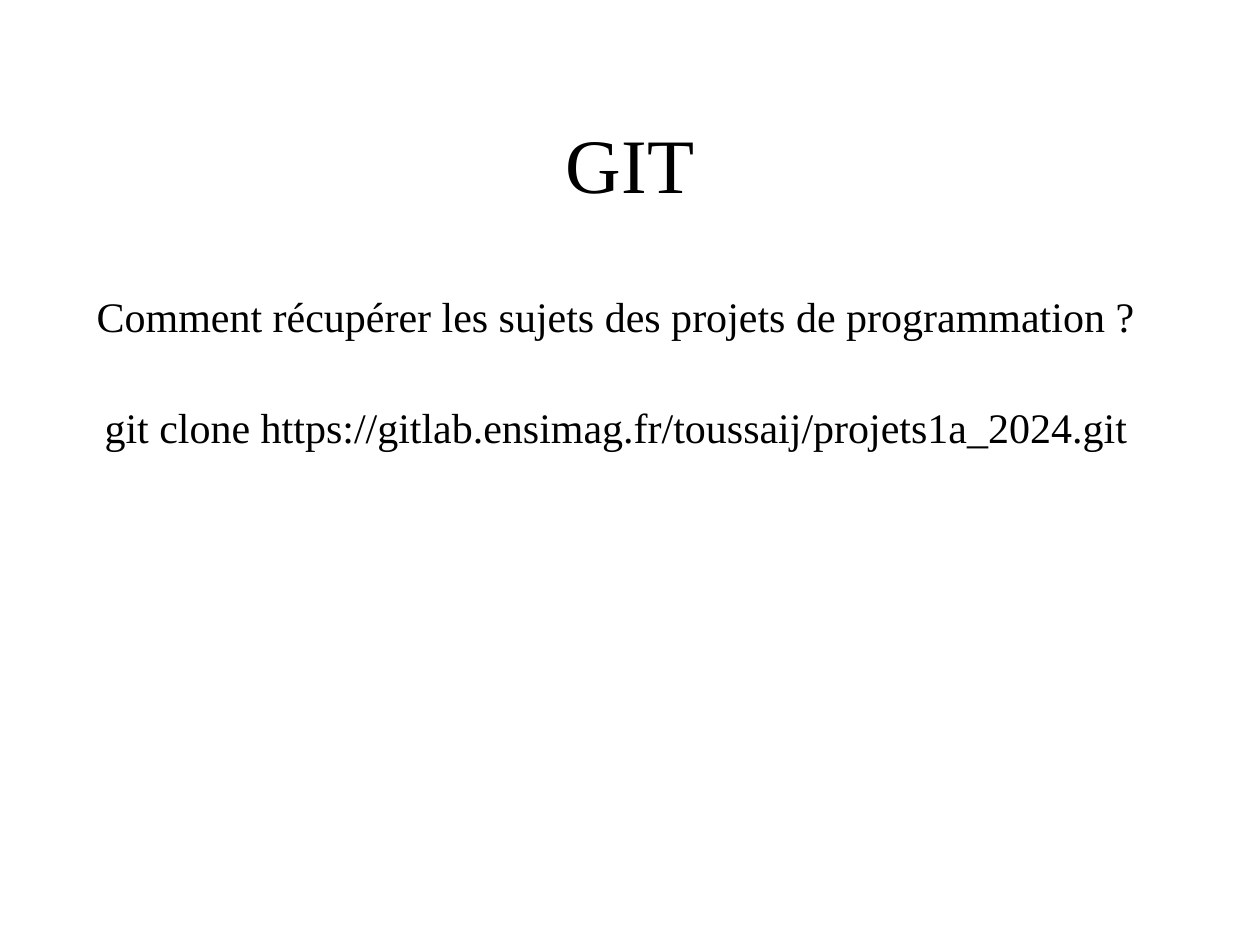
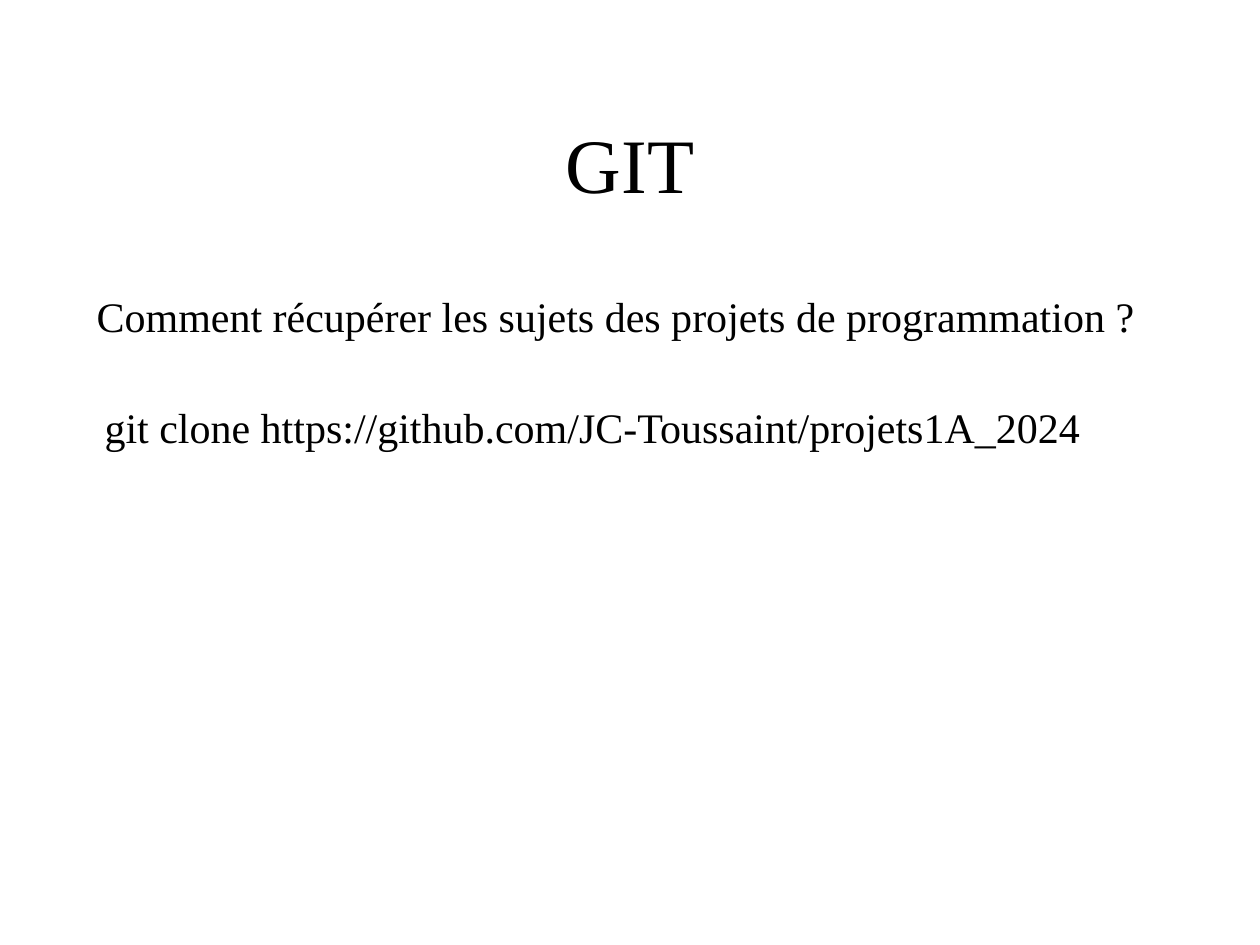
Before and after one commit to JC-Toussaint/projets1A_2024, a slide deck: slide 1 of seance1_2024.pptx. Drawn at 1260x945 pixels with LibreOffice and Linux fonts; fonts in the diff are those of the drawing. Boxes give left, top, right and bottom in pixels: in the first picture for what was removed or moved away, otherwise in the second. Text is boxed around its words. In the diff, an @@ line names an element or a change of style, - is before the commit and + after.

```diff
--- a/seance1_2024.pptx
+++ b/seance1_2024.pptx
@@ text at [105, 414, 1080, 452]: text changed @@
-git clone https://gitlab.ensimag.fr/toussaij/projets1a_2024.git
+git clone https://github.com/JC-Toussaint/projets1A_2024
```
Also in this commit, not shown: 1 other file.
